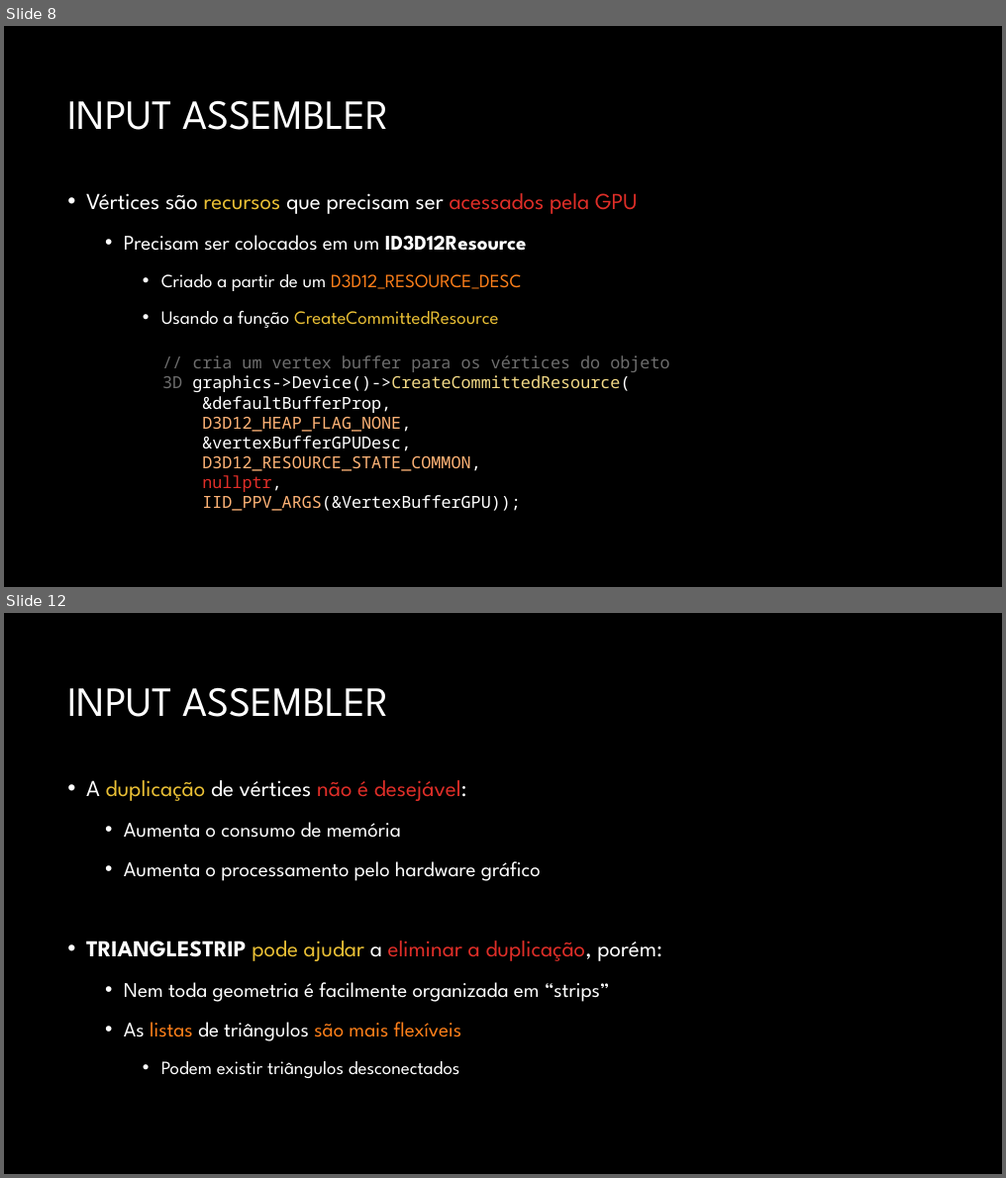
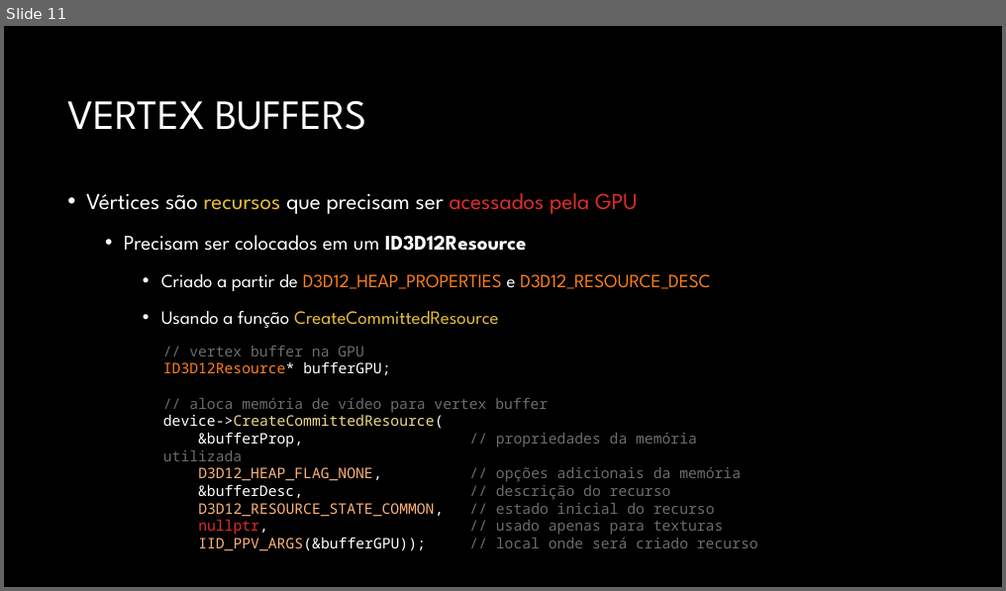
Before and after one commit to JudsonSS/CG, a slide deck: Slides/08. Desenho no Direct3D.pptx. Shown one above the other, each under a label of ours: slides 8 and 12 before the commit, slide 11 after it; the slides between them are not shown. The pictures are 1006x1178 and 1006x591 pixels, drawn with LibreOffice and Linux fonts; fonts in the diff are those of the drawing; background and template pictures are left out. Boxes give left, top, right and bottom in pixels: in the first picture for what was removed or moved away, otherwise in the second. Text is boxed around its words. In the diff, an @@ line names an element or a change of style, - is before the commit and + after.

```diff
--- a/Slides/08. Desenho no Direct3D.pptx
+++ b/Slides/08. Desenho no Direct3D.pptx
@@ slide 12 removed at [4, 613, 1002, 1174], background #000000 @@
@@ title removed at [67, 687, 389, 717] @@
-INPUT ASSEMBLER
@@ text removed at [86, 780, 662, 1078] @@
-• A duplicação de vértices não é desejável:
-  • Aumenta o consumo de memória
-  • Aumenta o processamento pelo hardware gráfico
-• TRIANGLESTRIP pode ajudar a eliminar a duplicação, porém:
-  • Nem toda geometria é facilmente organizada em “strips”
-  • As listas de triângulos são mais flexíveis
-    • Podem existir triângulos desconectados
@@ what was slide 8 is now slide 11 @@
@@ slide 11 changed as well @@
@@ title at [67, 100, 366, 130]: text changed @@
-INPUT ASSEMBLER
+VERTEX BUFFERS
@@ text at [161, 274, 710, 291]: text changed @@
-    • Criado a partir de um D3D12_RESOURCE_DESC
+    • Criado a partir de D3D12_HEAP_PROPERTIES e D3D12_RESOURCE_DESC
@@ text at [163, 346, 758, 552]: text changed; size 16 to 14 pt; text colour #FFFFFF to #6D6D6D @@
-// cria um vertex buffer para os vértices do objeto 3D graphics->Device()->CreateCommittedResource(
-&defaultBufferProp,
-D3D12_HEAP_FLAG_NONE,
-&vertexBufferGPUDesc,
-D3D12_RESOURCE_STATE_COMMON,
-nullptr,
-IID_PPV_ARGS(&VertexBufferGPU));
+// vertex buffer na GPU
+ID3D12Resource* bufferGPU;
+// aloca memória de vídeo para vertex buffer
+device->CreateCommittedResource(
+&bufferProp, // propriedades da memória utilizada
+D3D12_HEAP_FLAG_NONE, // opções adicionais da memória
+&bufferDesc, // descrição do recurso
+D3D12_RESOURCE_STATE_COMMON, // estado inicial do recurso
+nullptr, // usado apenas para texturas
+IID_PPV_ARGS(&bufferGPU)); // local onde será criado recurso
```
Also in this commit, not shown: 6 other slides changed, 33 slides added, 15 other slides removed.
